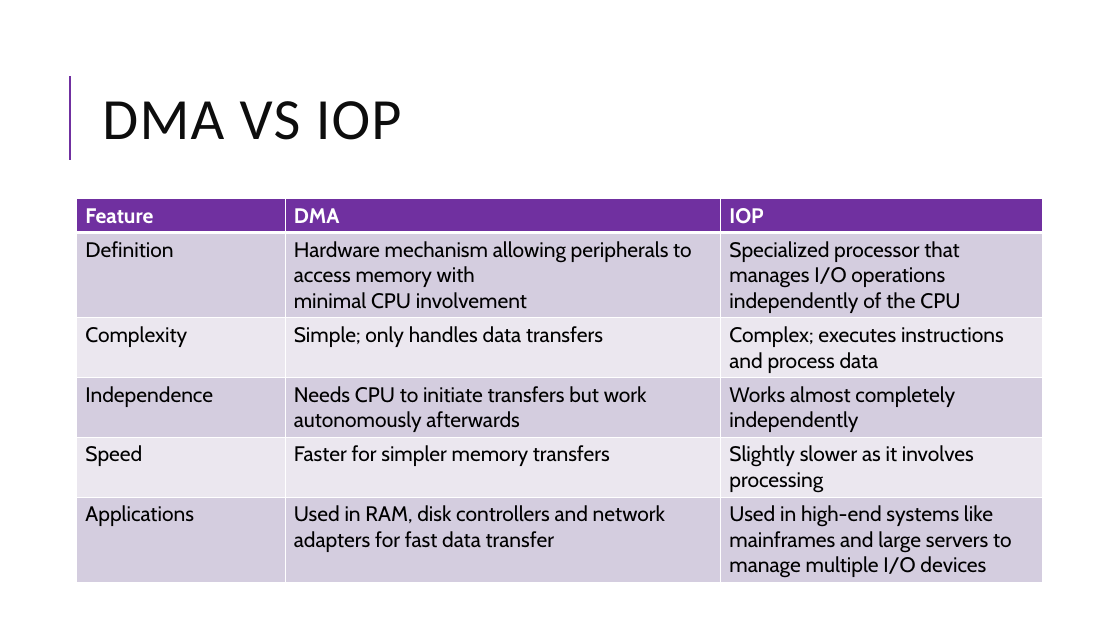
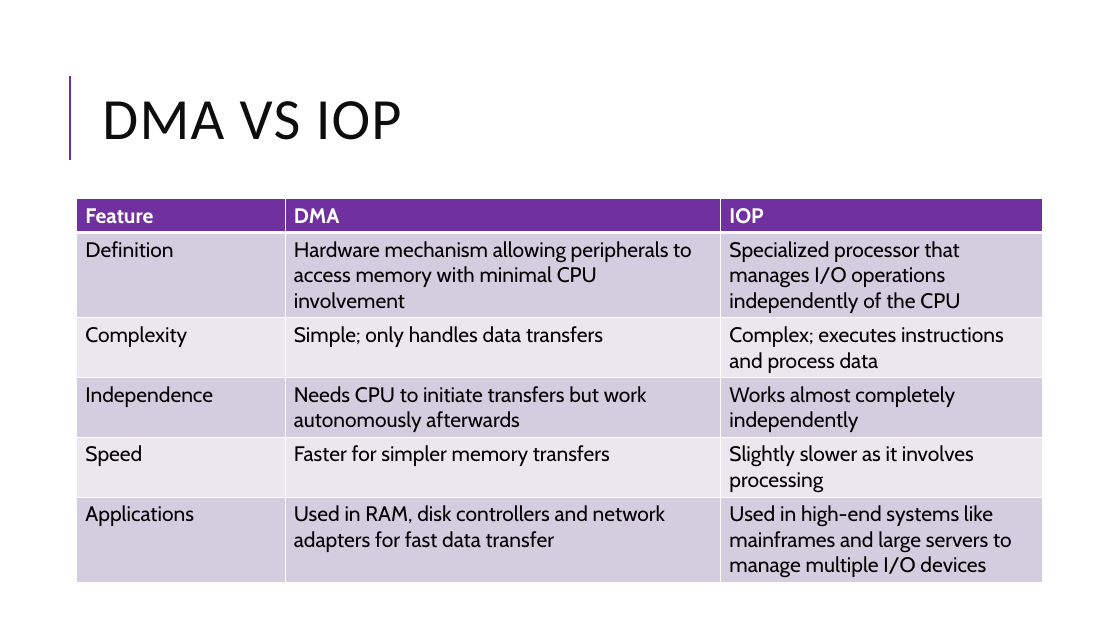
Before and after one commit to AyuTUL/3rdCSIT, a slide deck: slide 10 of CA/DMA&IOP.pptx. Drawn at 1120x630 pixels with LibreOffice and Linux fonts; fonts in the diff are those of the drawing. Boxes give left, top, right and bottom in pixels: in the first picture for what was removed or moved away, otherwise in the second. Text is boxed around its words. In the diff, an @@ line names an element or a change of style, - is before the commit and + after.

```diff
--- a/CA/DMA&IOP.pptx
+++ b/CA/DMA&IOP.pptx
@@ table at [77, 198, 1044, 582] @@
-row 2, column 2: Hardware mechanism allowing peripherals to access memory with / minimal CPU involvement
+row 2, column 2: Hardware mechanism allowing peripherals to access memory with minimal CPU involvement
```
Also in this commit, not shown: 1 slide added, 1 other file.
